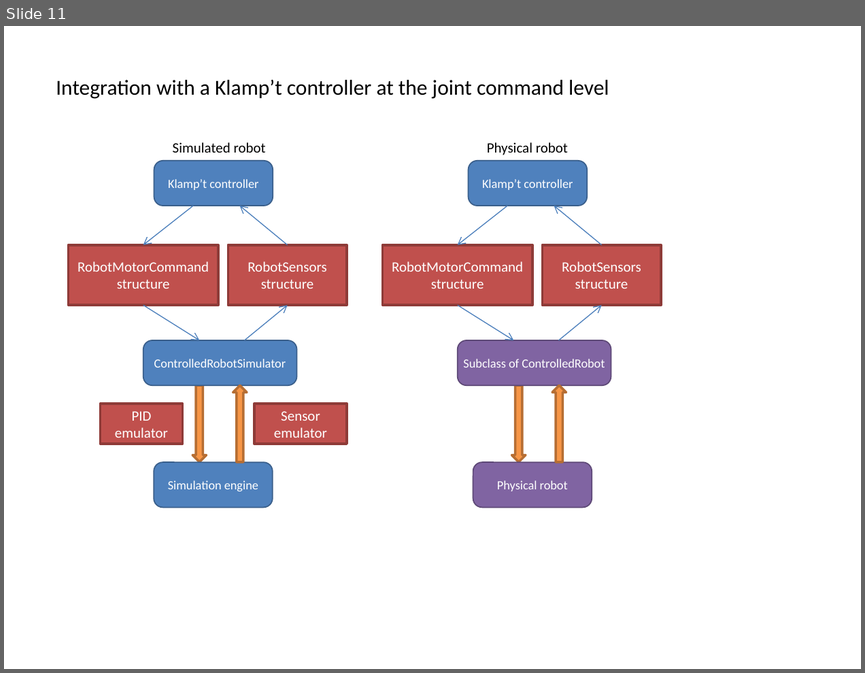
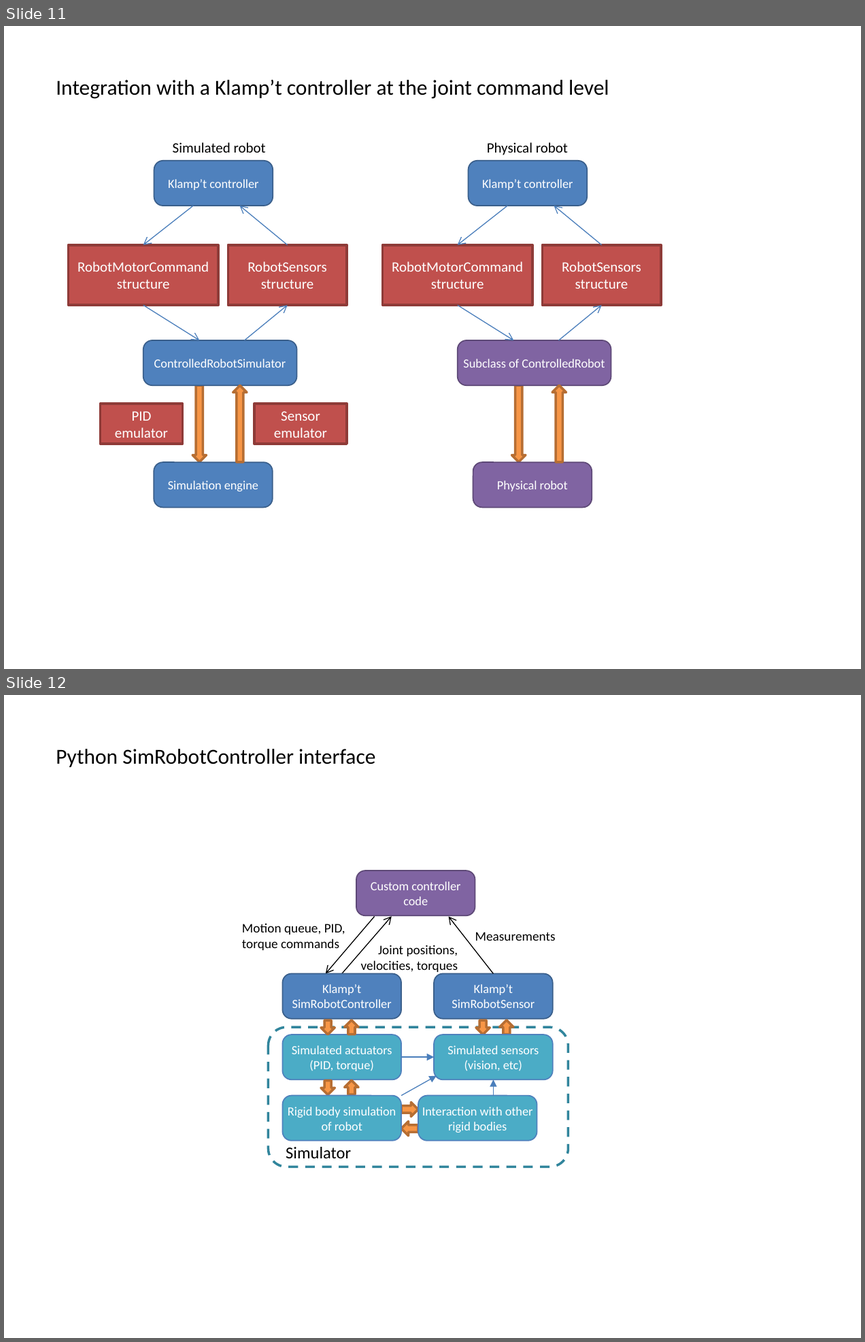
Before and after one commit to krishauser/Klampt, a slide deck: Cpp/docs/ConceptModel.pptx. Shown one above the other, each under a label of ours: slide 11 before the commit, slides 11 and 12 after it. The pictures are 865x673 and 865x1342 pixels, drawn with LibreOffice and Linux fonts; fonts in the diff are those of the drawing. Boxes give left, top, right and bottom in pixels: in the first picture for what was removed or moved away, otherwise in the second. Text is boxed around its words. In the diff, an @@ line names an element or a change of style, - is before the commit and + after.

Commit message:
Added figures for Python API

```diff
--- a/Cpp/docs/ConceptModel.pptx
+++ b/Cpp/docs/ConceptModel.pptx
@@ slide 12 added at (4, 695, 861, 1338), background #FFFFFF @@
@@ text added at (56, 749, 375, 767), 18 pt, text #000000 @@
+Python SimRobotController interface
@@ rounded rectangle added at (356, 870, 475, 916), fill #8064A2, outline #5F4A78 1 pt, 10.5 pt, text #FFFFFF @@
+Custom controller code
@@ arrow added from (374, 916) to (325, 974), #000000 0.75 pt @@
@@ arrow added from (341, 974) to (392, 916), #000000 0.75 pt @@
@@ arrow added from (493, 974) to (449, 916), #000000 0.75 pt @@
@@ text added at (242, 923, 345, 950), 11 pt, text #000000 @@
+Motion queue, PID, torque commands
@@ text added at (475, 932, 555, 940), 11 pt, text #000000 @@
+Measurements
@@ text added at (361, 945, 458, 974), 11 pt, text #000000 @@
+Joint positions, velocities, torques
@@ rounded rectangle added at (283, 974, 402, 1019), fill #4F81BD, outline #3A5F8C 1 pt, 10.5 pt, text #FFFFFF @@
+Klamp’t SimRobotController
@@ rounded rectangle added at (434, 974, 553, 1019), fill #4F81BD, outline #3A5F8C 1 pt, 10.5 pt, text #FFFFFF @@
+Klamp’t SimRobotSensor
@@ down arrow added at (321, 1021, 334, 1035), fill #F79646, outline #B76F34 2 pt @@
@@ down arrow added at (344, 1020, 358, 1034), fill #F79646, outline #B76F34 2 pt @@
@@ down arrow added at (476, 1021, 490, 1035), fill #F79646, outline #B76F34 2 pt @@
@@ down arrow added at (499, 1020, 513, 1034), fill #F79646, outline #B76F34 2 pt @@
@@ rounded rectangle added at (268, 1027, 568, 1166), outline #31859C 2 pt dashed @@
@@ rounded rectangle added at (283, 1034, 402, 1080), fill #4BACC6, outline #4F81BD 1 pt, 10.5 pt, text #FFFFFF @@
+Simulated actuators (PID, torque)
@@ rounded rectangle added at (434, 1034, 553, 1080), fill #4BACC6, outline #4F81BD 1 pt, 10.5 pt, text #FFFFFF @@
+Simulated sensors (vision, etc)
@@ arrow added from (402, 1057) to (434, 1057), #4B7EBC 0.75 pt @@
@@ down arrow added at (321, 1081, 334, 1095), fill #F79646, outline #B76F34 2 pt @@
@@ down arrow added at (344, 1080, 358, 1094), fill #F79646, outline #B76F34 2 pt @@
@@ arrow added from (402, 1095) to (436, 1075), #4B7EBC 0.75 pt @@
@@ arrow added from (493, 1095) to (493, 1080), #4B7EBC 0.75 pt @@
@@ rounded rectangle added at (283, 1095, 402, 1140), fill #4BACC6, outline #4F81BD 1 pt, 10.5 pt, text #FFFFFF @@
+Rigid body simulation of robot
@@ right arrow added at (402, 1102, 419, 1117), fill #F79646, outline #B76F34 2 pt @@
@@ rounded rectangle added at (418, 1095, 537, 1140), fill #4BACC6, outline #4F81BD 1 pt, 10.5 pt, text #FFFFFF @@
+Interaction with other rigid bodies
@@ right arrow added at (402, 1121, 419, 1136), fill #F79646, outline #B76F34 2 pt @@
@@ text added at (286, 1147, 351, 1158), 14 pt, text #000000 @@
+Simulator
```
Also in this commit, not shown: 2 other slides added.
